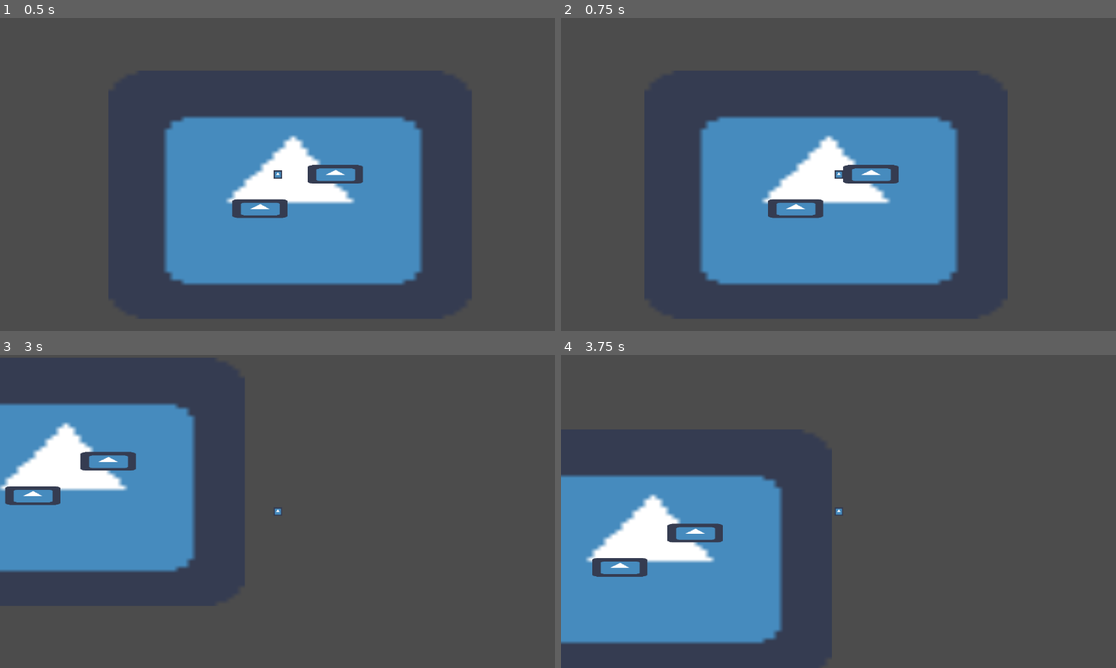
Above: before the commit, frames 1-4 (two rows, left to right).
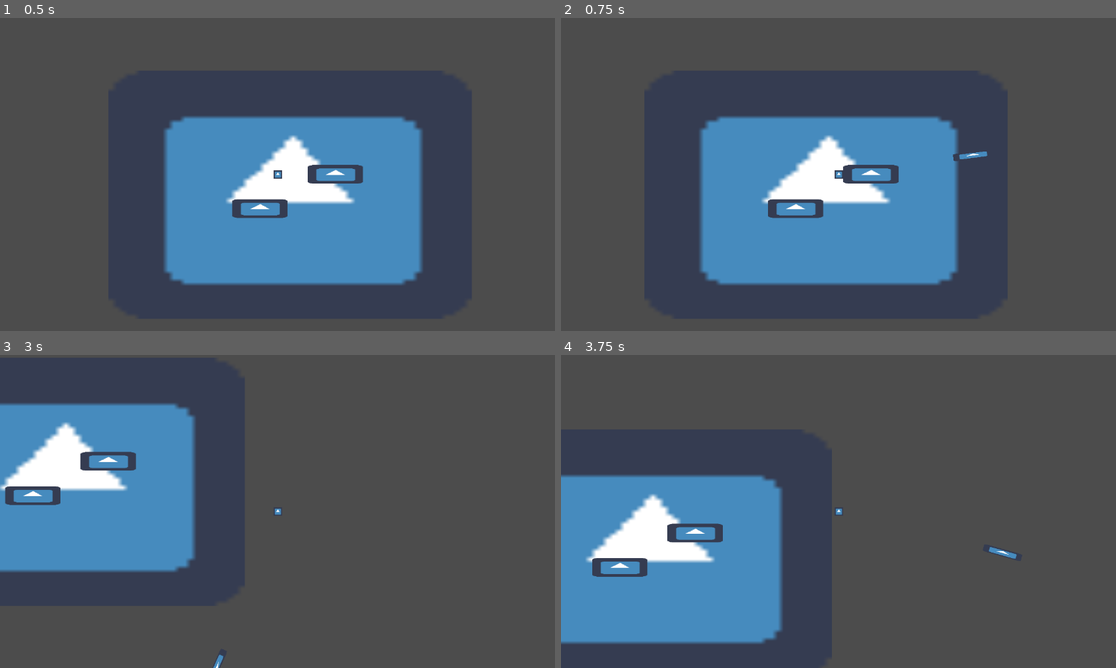
Above: after the commit, the same moments.

Repository: kjanuska/Independent-Study-Game
Game: Godot game, scene res://Scenes/Main.tscn
Same seed, same stepped clock (60 frames per second), same inputs: the game is played once before the commit and once after it. The engine's default icon, where the game draws it, is replaced by a stand-in: a white triangle on a blue panel in a dark square.
Inputs (mouse positions are in pixels of both pictures, inside the frame that each line leads up to):
- Up to frame 1 (0.5 s): no input
- Up to frame 2 (0.75 s): tap Enter at 0.5 s; move the mouse to (960, 158) at 0.52 s; hold D (ui_right) from 0.53 s (still down); right-click (960, 158) at 0.6 s
- Up to frame 3 (3 s): tap Space (space) at 1.25, 2.1 s; move the mouse to (166, 527) at 1.27 s; release D (ui_right) at 1.28 s; hold S (ui_down) 1.28-2.03 s; right-click (166, 527) at 1.35 s; move the mouse to (333, 442) at 2.02 s; hold D (ui_right) 2.03-2.78 s; right-click (333, 442) at 2.3 s; move the mouse to (249, 574) at 2.77 s; hold W (ui_up) from 2.78 s (still down); right-click (249, 574) at 2.85 s
- Up to frame 4 (3.75 s): move the mouse to (1005, 558) at 3.52 s; release W (ui_up) at 3.53 s; hold A (ui_left) from 3.53 s (still down); right-click (1005, 558) at 3.6 s

Frame 1 is identical in both runs. In frame 2, 0.1% of the frame differs, in the area x 70-77%, y 42-46%; in frame 3, less than 0.1%; in frame 4, less than 0.1%.

Commit message:
shooting
player shoots projectile towards mouse pointer. basic bullet that travels at constant speed

Diff:
--- a/Scenes/Player.tscn
+++ b/Scenes/Player.tscn
@@ -34,5 +34,6 @@
 
 [node name="DashCooldown" type="Timer" parent="."]
 wait_time = 0.5
+
 [connection signal="timeout" from="DashTimer" to="." method="_on_DashTimer_timeout"]
 [connection signal="timeout" from="DashCooldown" to="." method="_on_DashCooldown_timeout"]
--- a/Scenes/Projectile.tscn
+++ b/Scenes/Projectile.tscn
@@ -1,14 +1,24 @@
-[gd_scene load_steps=3 format=2]
+[gd_scene load_steps=4 format=2]
 
-[ext_resource path="res://icon.png" type="Texture" id=1]
+[ext_resource path="res://Scripts/Bullet.gd" type="Script" id=1]
+[ext_resource path="res://icon.png" type="Texture" id=2]
 
-[sub_resource type="CircleShape2D" id=1]
+[sub_resource type="RectangleShape2D" id=1]
+extents = Vector2( 45.6679, 8.90598 )
 
 [node name="Area2D" type="Area2D"]
+script = ExtResource( 1 )
 
 [node name="CollisionShape2D" type="CollisionShape2D" parent="."]
 shape = SubResource( 1 )
 
 [node name="Sprite" type="Sprite" parent="."]
-scale = Vector2( 0.263184, 0.263184 )
-texture = ExtResource( 1 )
+position = Vector2( -7.62939e-006, 0 )
+scale = Vector2( 1.42291, 0.263184 )
+texture = ExtResource( 2 )
+
+[node name="VisibilityNotifier2D" type="VisibilityNotifier2D" parent="."]
+position = Vector2( 0, -0.203905 )
+scale = Vector2( 4.56838, 0.877656 )
+
+[connection signal="screen_exited" from="VisibilityNotifier2D" to="." method="_on_VisibilityNotifier2D_screen_exited"]
--- /dev/null
+++ b/Scripts/Bullet.gd
@@ -0,0 +1,16 @@
+extends Area2D
+
+var SPEED = 3000
+var DAMAGE = 20
+
+var direction = Vector2()
+
+func _ready():
+	set_as_toplevel(true)
+
+func _physics_process(delta):
+	position.x += direction.x * SPEED * delta
+	position.y += direction.y * SPEED * delta
+
+func _on_VisibilityNotifier2D_screen_exited():
+	queue_free()
--- a/Scripts/Player.gd
+++ b/Scripts/Player.gd
@@ -10,7 +10,7 @@
 
 #projectile
 var shoot_speed = 20
-var bullet = preload("res://Scenes/Projectile.tscn")
+var bullet_load = preload("res://Scenes/Projectile.tscn")
 
 func _ready():
 	player = get_node(".")
@@ -22,7 +22,7 @@
 		moving = false
 
 	if can_move:
-		_get_input()
+		_get_input(delta)
 
 	if Input.is_action_just_pressed("space"):
 		if moving && (dashing == false) && can_dash:
@@ -38,7 +38,7 @@
 		get_tree().quit()
 
 
-func _get_input():
+func _get_input(delta):
 	if Input.is_action_pressed("ui_right"):
 		motion.x = SPEED
 		moving = true
@@ -56,7 +56,16 @@
 		moving = true
 
 	if Input.is_action_just_pressed("shoot"):
-		pass
+		_shoot_bullet(delta)
+
+func _shoot_bullet(delta):
+	var bullet = bullet_load.instance()
+	var bullet_rotation = get_angle_to(get_global_mouse_position()) + self.get_rotation()
+	bullet.set_rotation(bullet_rotation)
+	bullet.set_global_position(self.get_global_position())
+	get_parent().add_child(bullet)
+	var direction_vector = (get_global_mouse_position() - self.get_position()).normalized()
+	bullet.direction = direction_vector
 
 func _on_DashTimer_timeout():
 	SPEED = 300
--- a/project.godot
+++ b/project.godot
@@ -60,7 +60,7 @@
 }
 shoot={
 "deadzone": 0.5,
-"events": [ Object(InputEventMouseButton,"resource_local_to_scene":false,"resource_name":"","device":0,"alt":false,"shift":false,"control":fal …(189 unchanged characters)…
+"events": [ Object(InputEventMouseButton,"resource_local_to_scene":false,"resource_name":"","device":-1,"alt":false,"shift":false,"control":fal …(189 unchanged characters)…
  ]
 }
 
